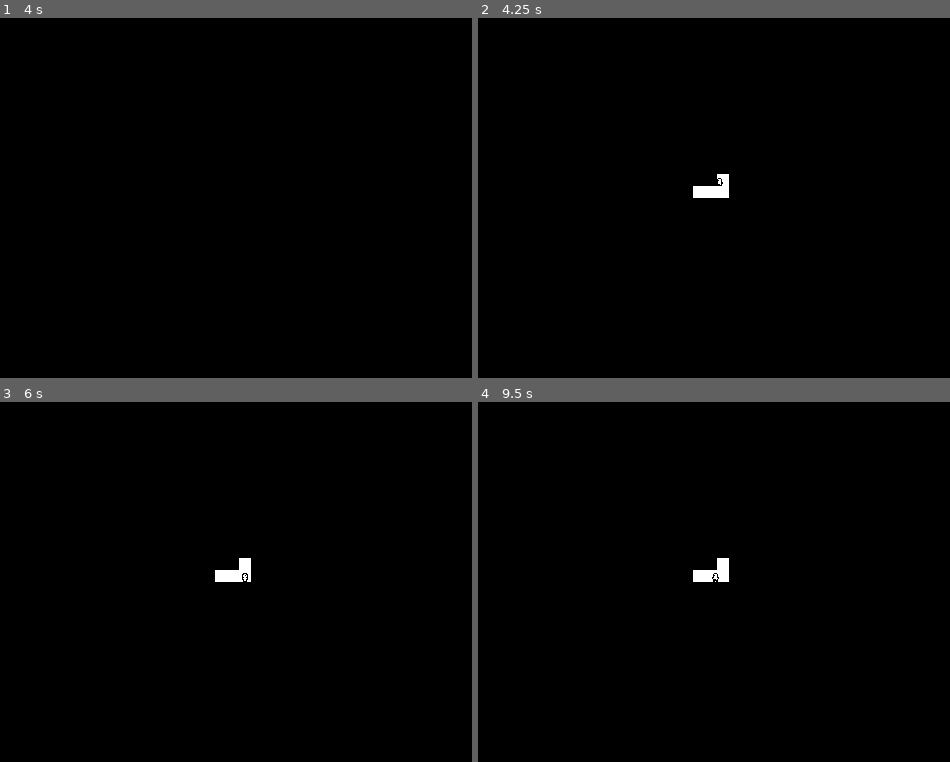
Above: before the commit, frames 1-4 (two rows, left to right).
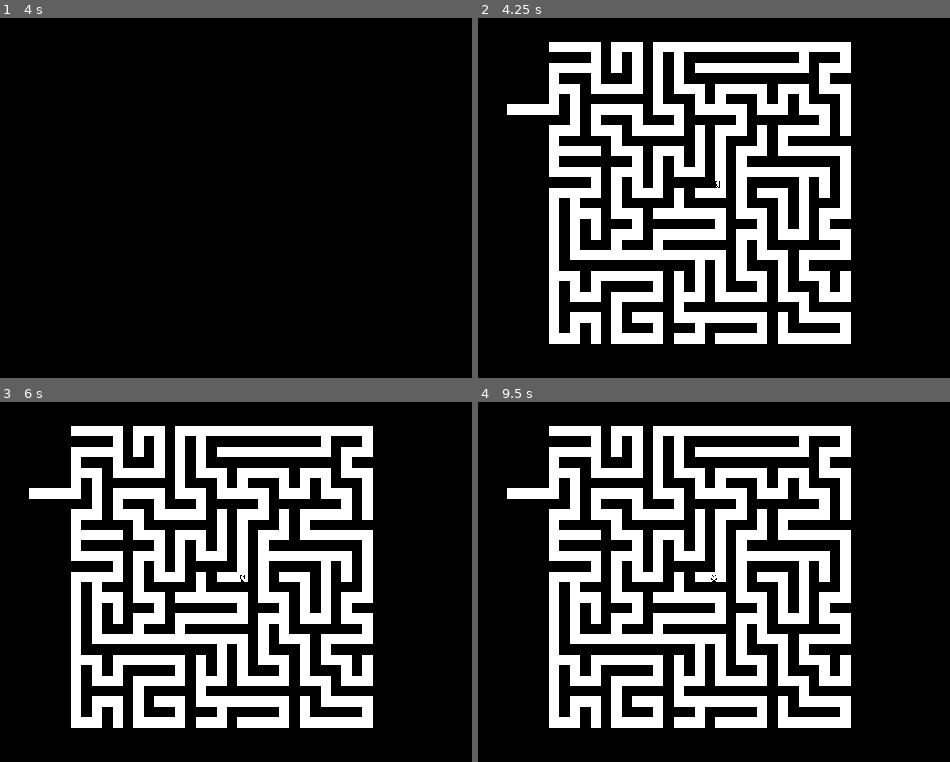
Above: after the commit, the same moments.

Repository: CasBogart/MINOTAUR
Game: Godot game, scene res://src/labyrinth.tscn
Same seed, same stepped clock (60 frames per second), same inputs: the game is played once before the commit and once after it.
Inputs (mouse positions are in pixels of both pictures, inside the frame that each line leads up to):
- Up to frame 1 (4 s): tap Enter at 0.5 s; move the mouse to (368, 180) at 0.52 s; hold D (move_right) 0.53-1.28 s; tap Space (lantern_interact) at 0.6, 2, 2.1, 3.6 s; move the mouse to (99, 216) at 1.27 s; hold S (move_down) 1.28-2.03 s; tap Shift (run) at 1.35, 2.85 s; move the mouse to (292, 118) at 2.02 s; hold D (move_right) 2.03-2.78 s; move the mouse to (193, 270) at 2.77 s; hold W (move_up) 2.78-3.53 s; move the mouse to (420, 252) at 3.52 s; hold A (move_left) from 3.53 s (still down)
- Up to frame 2 (4.25 s): keep holding A (move_left); tap Tab (map) at 4.15 s
- Up to frame 3 (6 s): move the mouse to (33, 528) at 4.27 s; tap Shift (run) at 4.35, 5.85 s; tap Enter at 5 s; move the mouse to (259, 582) at 5.02 s; release A (move_left) at 5.03 s; hold S (move_down) 5.03-5.78 s; tap Space (lantern_interact) at 5.1, 5.75 s; move the mouse to (132, 492) at 5.77 s; hold D (move_right) from 5.78 s (still down)
- Up to frame 4 (9.5 s): move the mouse to (846, 564) at 6.52 s; release D (move_right) at 6.53 s; hold W (move_up) 6.53-7.28 s; tap Space (lantern_interact) at 6.6, 8.1 s; move the mouse to (577, 600) at 7.27 s; hold D (move_right) 7.28-8.03 s; tap Shift (run) at 7.35, 8.85 s; move the mouse to (770, 502) at 8.02 s; hold S (move_down) 8.03-8.78 s; move the mouse to (671, 654) at 8.77 s; hold A (move_left) from 8.78 s (still down)

Frame 1 is identical in both runs. In frame 2, 29% of the frame differs, in the area x 6-80%, y 6-91%; in frame 3, 29%; in frame 4, 29%.

Commit message:
exitsssss

Diff:
--- /dev/null
+++ b/common/exit/exit.gd
@@ -0,0 +1,7 @@
+extends TileMapLayer
+
+@onready var exit_collider: Area2D = $Area2D
+
+func _on_area_2d_body_entered(body: Node2D) -> void:
+	if body.is_in_group("minotarget"):
+		pass
--- /dev/null
+++ b/common/exit/exit.tscn
@@ -0,0 +1,41 @@
+[gd_scene format=3 uid="uid://c4obf3sh13v7d"]
+
+[ext_resource type="Texture2D" uid="uid://no6712l1o4im" path="res://src/gen_tiles.png" id="1_exfvm"]
+[ext_resource type="Script" uid="uid://bn82gnqsgrc3h" path="res://common/exit/exit.gd" id="2_tm0di"]
+
+[sub_resource type="PhysicsMaterial" id="PhysicsMaterial_tm0di"]
+resource_name = "Wall"
+
+[sub_resource type="PhysicsMaterial" id="PhysicsMaterial_exfvm"]
+resource_name = "Floor"
+
+[sub_resource type="TileSetAtlasSource" id="TileSetAtlasSource_3miut"]
+texture = ExtResource("1_exfvm")
+0:0/0 = 0
+0:0/0/physics_layer_0/polygon_0/points = PackedVector2Array(-8, -8, 8, -8, 8, 8, -8, 8)
+1:0/0 = 0
+2:0/0 = 0
+2:0/0/physics_layer_1/polygon_0/points = PackedVector2Array(-8, -8, 8, -8, 8, 8, -8, 8)
+
+[sub_resource type="TileSet" id="TileSet_6hnuh"]
+physics_layer_0/collision_layer = 4
+physics_layer_0/physics_material = SubResource("PhysicsMaterial_tm0di")
+physics_layer_1/collision_layer = 2
+physics_layer_1/collision_mask = 0
+physics_layer_1/physics_material = SubResource("PhysicsMaterial_exfvm")
+sources/0 = SubResource("TileSetAtlasSource_3miut")
+
+[sub_resource type="RectangleShape2D" id="RectangleShape2D_exfvm"]
+
+[node name="Exit" type="TileMapLayer" unique_id=197649986]
+tile_map_data = PackedByteArray(0, 0, 0, 0, 1, 0, 0, 0, 2, 0, 0, 0, 0, 0, 1, 0, 1, 0, 0, 0, 2, 0, 0, 0, 0, 0, 2, 0, 1, 0, 0, 0, 2, 0, 0, 0, 0, 0, 3, 0, 1, 0, 0, 0, 2, 0, 0, 0, 0, 0)
+tile_set = SubResource("TileSet_6hnuh")
+script = ExtResource("2_tm0di")
+
+[node name="Area2D" type="Area2D" parent="." unique_id=544332018]
+position = Vector2(20, 24)
+
+[node name="CollisionShape2D" type="CollisionShape2D" parent="Area2D" unique_id=361498873]
+shape = SubResource("RectangleShape2D_exfvm")
+
+[connection signal="body_entered" from="Area2D" to="." method="_on_area_2d_body_entered"]
--- a/src/labyrinth.gd
+++ b/src/labyrinth.gd
@@ -14,10 +14,12 @@
 var has_exit: bool = false
 var aster = preload("res://common/aster/aster.tscn")
 var minotaur = preload("res://common/minotaur/minotaur.tscn")
-
-func inst(pos: Vector2, object: Resource):
+var exit = preload("res://common/exit/exit.tscn")
+
+func inst(pos: Vector2, object: Resource, rot: float = 0):
 	var instance = object.instantiate()
 	instance.position = pos
+	instance.rotation = deg_to_rad(rot)
 	add_child(instance)
 
 func _ready() -> void:
@@ -169,23 +171,28 @@
 
 	for i in map.size():
 		for j in map.size():
-			if map[i][j] == cell_state.VISITED and ((i == 1 or i == 49) or (j == 1 or j == 49)) and check_neighbors([i, j], map, cell_state.VISITED, 1).size() == 1:
+			if map[i][j] == cell_state.VISITED and (i == 1 or i == 29 or j == 1 or j == 29) and check_neighbors([i, j], map, cell_state.VISITED, 1).size() == 1:
 				possible_exit.append([i, j])
 
 	if possible_exit.size() < 1:
 		return
 
-	# this is still broken
+
 	var exit_neighbor: Array = possible_exit[rng.randi_range(0, possible_exit.size() - 1)]
-	# this is the best i can be bothered to do it
+	print(possible_exit)
+
 	if exit_neighbor[0] == 1:
 		map[0][exit_neighbor[1]] = cell_state.VISITED
-	elif exit_neighbor[0] == 49:
-		map[50][exit_neighbor[1]] = cell_state.VISITED
+		inst(map_to_local(Vector2i(exit_neighbor[0], exit_neighbor[1])) - Vector2(8, -24), exit, 180)
+	elif exit_neighbor[0] == 29:
+		map[30][exit_neighbor[1]] = cell_state.VISITED
+		inst(map_to_local(Vector2i(exit_neighbor[0], exit_neighbor[1])) - Vector2(-8, 24), exit)
 	elif exit_neighbor[1] == 1:
 		map[exit_neighbor[0]][0] = cell_state.VISITED
-	elif exit_neighbor[1] == 49:
-		map[exit_neighbor[0]][50] = cell_state.VISITED
+		inst(map_to_local(Vector2i(exit_neighbor[0], exit_neighbor[1])) - Vector2(24, 8), exit, 270)
+	elif exit_neighbor[1] == 29:
+		map[exit_neighbor[0]][30] = cell_state.VISITED
+		inst(map_to_local(Vector2i(exit_neighbor[0], exit_neighbor[1])) - Vector2(-24, -8), exit, 90)
 
 	has_exit = true
 
--- a/src/labyrinth.tscn
+++ b/src/labyrinth.tscn
@@ -57,13 +57,14 @@
 [node name="Camera2D" type="Camera2D" parent="." unique_id=499074702]
 offset = Vector2(256, 256)
 enabled = false
-zoom = Vector2(0.75, 0.75)
+zoom = Vector2(0.65, 0.65)
 editor_draw_screen = false
 
 [node name="CanvasModulate" type="CanvasModulate" parent="." unique_id=1566983077]
 color = Color(0, 0, 0, 1)
 
 [node name="Fog" type="TileMapLayer" parent="." unique_id=1554258463]
+visible = false
 z_index = 1
 enabled = false
 tile_set = SubResource("TileSet_e2clf")
--- a/src/lantern.gd
+++ b/src/lantern.gd
@@ -22,12 +22,14 @@
 			light.enabled = false
 
 func hide_lantern(_cam: Camera2D):
+	Input.mouse_mode = Input.MOUSE_MODE_CONFINED_HIDDEN
 	self.visible = false
 	self.monitoring = false
 	self.monitorable = false
 
 # don't automatically turn on
 func show_lantern(_cam: Camera2D):
+	Input.mouse_mode = Input.MOUSE_MODE_CONFINED
 	self.visible = true
 	self.monitoring = true
 	self.monitorable = true
Not shown, added: common/exit/exit.gd.uid
